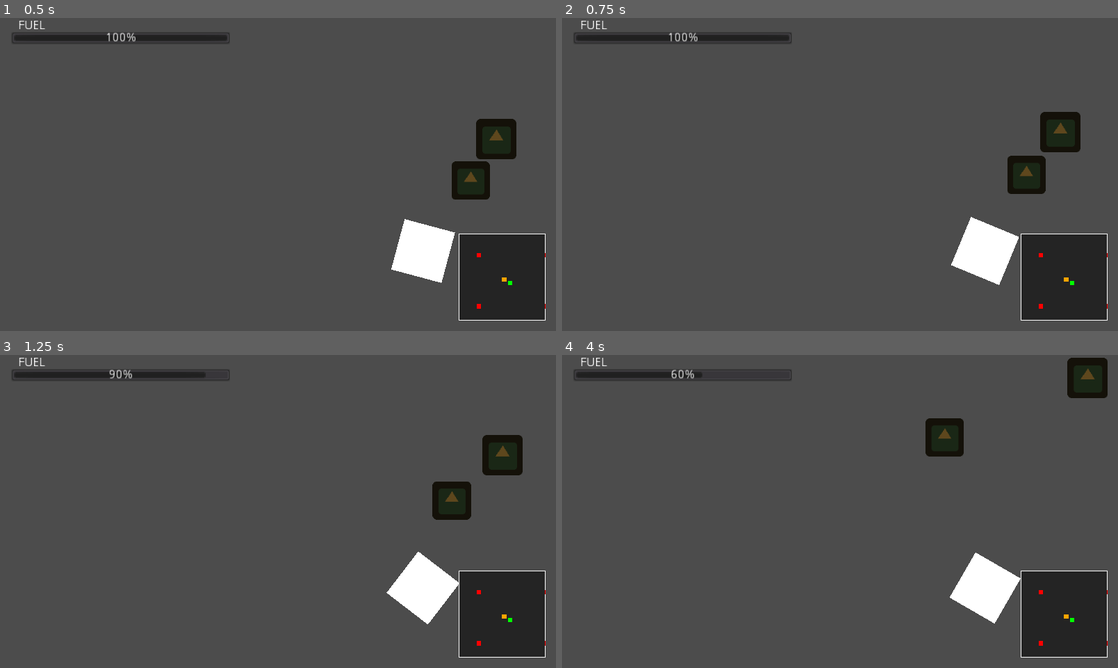
Above: before the commit, frames 1-4 (two rows, left to right).
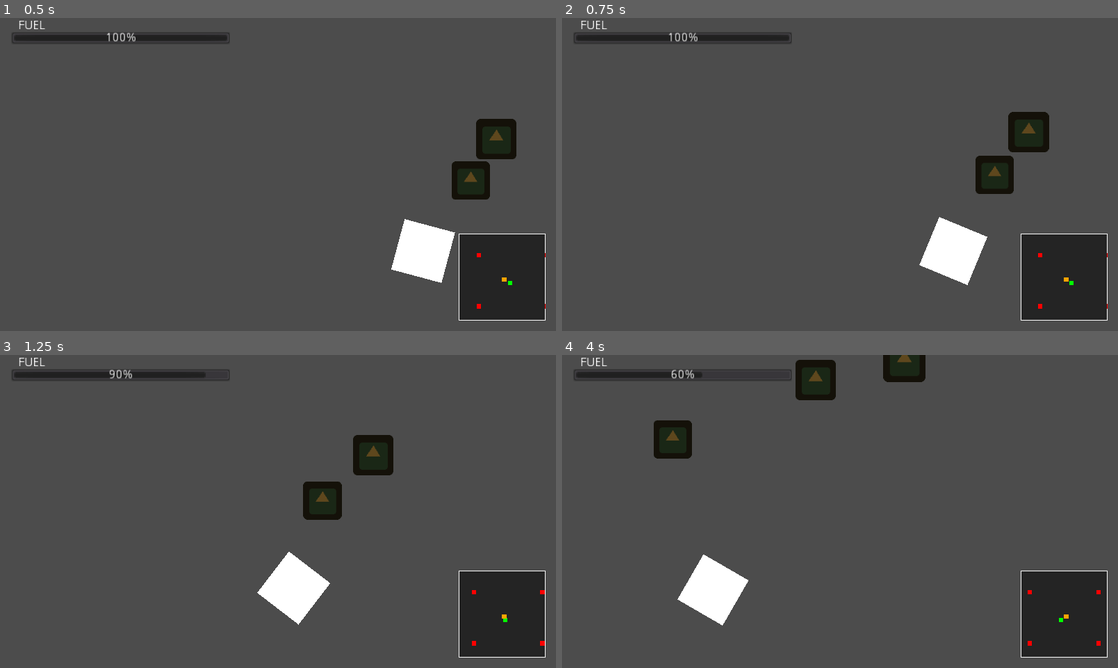
Above: after the commit, the same moments.

Repository: DissonantVoid/ludum-dare-52
Game: Godot game, scene res://game/main.tscn
Same seed, same stepped clock (60 frames per second), same inputs: the game is played once before the commit and once after it. This scene is started directly instead of the project's main scene. The engine's default icon, where the game draws it, is replaced by a stand-in: a white triangle on a blue panel in a dark square.
Inputs (mouse positions are in pixels of both pictures, inside the frame that each line leads up to):
- Up to frame 1 (0.5 s): no input
- Up to frame 2 (0.75 s): tap Enter at 0.5 s; move the mouse to (962, 158) at 0.52 s; press the mouse at (962, 158) at 0.53 s; hold Right (ui_right) from 0.53 s (still down)
- Up to frame 3 (1.25 s): keep holding Right (ui_right)
- Up to frame 4 (4 s): move the mouse to (728, 527) at 1.27 s; release Right (ui_right) at 1.28 s; release the mouse at (728, 527) at 1.28 s; hold Down (ui_down) 1.28-2.03 s; click (728, 527) at 1.35 s; move the mouse to (895, 442) at 2.02 s; press the mouse at (895, 442) at 2.03 s; hold Right (ui_right) 2.03-2.78 s; move the mouse to (812, 574) at 2.77 s; release the mouse at (812, 574) at 2.78 s; hold Up (ui_up) 2.78-3.53 s; click (812, 574) at 2.85 s; move the mouse to (1006, 558) at 3.52 s; press the mouse at (1006, 558) at 3.53 s; hold Left (ui_left) from 3.53 s (still down)

Frame 1 is identical in both runs. In frame 2, 5.0% of the frame differs, in the area x 64-94%, y 30-93%; in frame 3, 6.8%; in frame 4, 7.4%, in the area x 16-99%, y 0-93%.
Error before the commit: Invalid get index 'position' (on base: 'null instance'). (res://game/Actors/PlayerShip.gd:18)

Commit message:
Fixed a couple crashes

Diff:
--- a/game/Actors/PlayerShip.gd
+++ b/game/Actors/PlayerShip.gd
@@ -15,8 +15,11 @@
 	input_vector = input_vector.normalized()
 	velocity = velocity.move_toward(input_vector * speed, accelerate * delta)
 
-	look_at(get_global_mouse_position() - $Position2D.position)
+	look_at(get_global_mouse_position())
+	# the subtraction caused an error and I wasn't sure what it was meant to be doing
+
 	velocity = move_and_slide(velocity, Vector2.ZERO)
+
 	if Input.is_action_pressed("mouse_left"):
 		weapon.extend_weapon()
 	else:
--- a/game/objects/Roller.gd
+++ b/game/objects/Roller.gd
@@ -5,14 +5,15 @@
 enum FlickState{EXTENDED, RETRACTED}
 var state = FlickState.RETRACTED
 
-func toggle_weapon():
-	match state:
-		FlickState.RETRACTED:
-			$AnimationPlayer.play("Flick")
-			state = FlickState.EXTENDED
-		FlickState.EXTENDED:
-			$AnimationPlayer.play("Retract")
-			state = FlickState.RETRACTED
+func extend_weapon():
+	if state == FlickState.RETRACTED:
+		$AnimationPlayer.play("Retract")
+		state = FlickState.RETRACTED
+
+func retract_weapon():
+	if state == FlickState.EXTENDED:
+		$AnimationPlayer.play("Flick")
+		state = FlickState.RETRACTED
 
 func _on_Area2D_body_entered(body):
 	emit_signal("rolled", body)
--- a/game/objects/bullet.gd
+++ b/game/objects/bullet.gd
@@ -20,5 +20,6 @@
 	if body != bullet_owner:
 		if body.is_in_group("Player"):
 			print("Something.")
-			Signalbus.emit_signal("player_hit")
+			# Signalbus.emit_signal("player_hit")
 			queue_free()
+			# freeing the player breaks the camera
--- a/game/objects/player_camera.gd
+++ b/game/objects/player_camera.gd
@@ -6,7 +6,7 @@
 const _direction_offset : float = 80.0
 
 func _physics_process(delta):
-	var player_pos : Vector2 = _player.global_position
+	var player_pos : Vector2 = _player.get_global_position()
 	var direction : Vector2 = (player_pos - _player_last_pos).normalized()
 
 	global_position = lerp(
